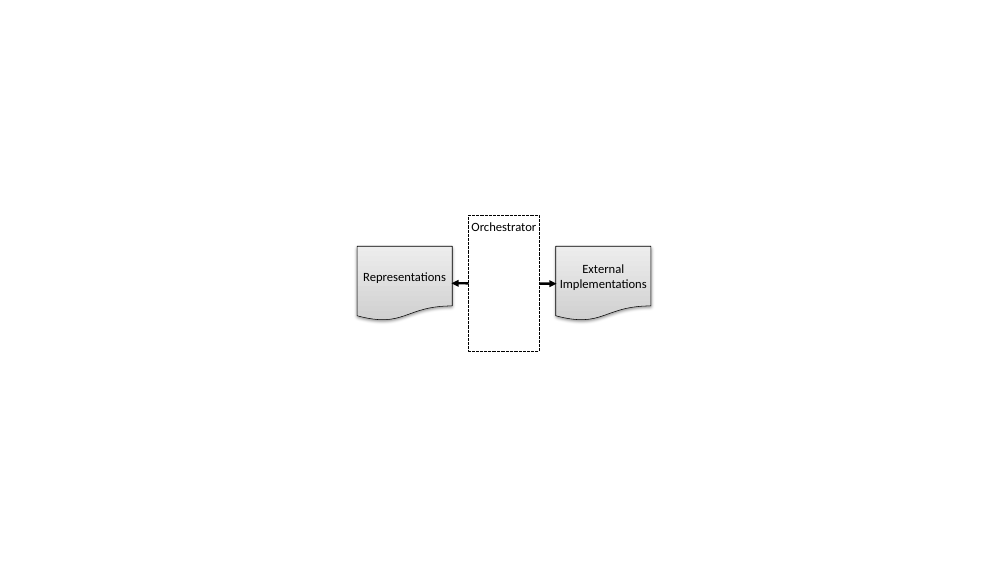
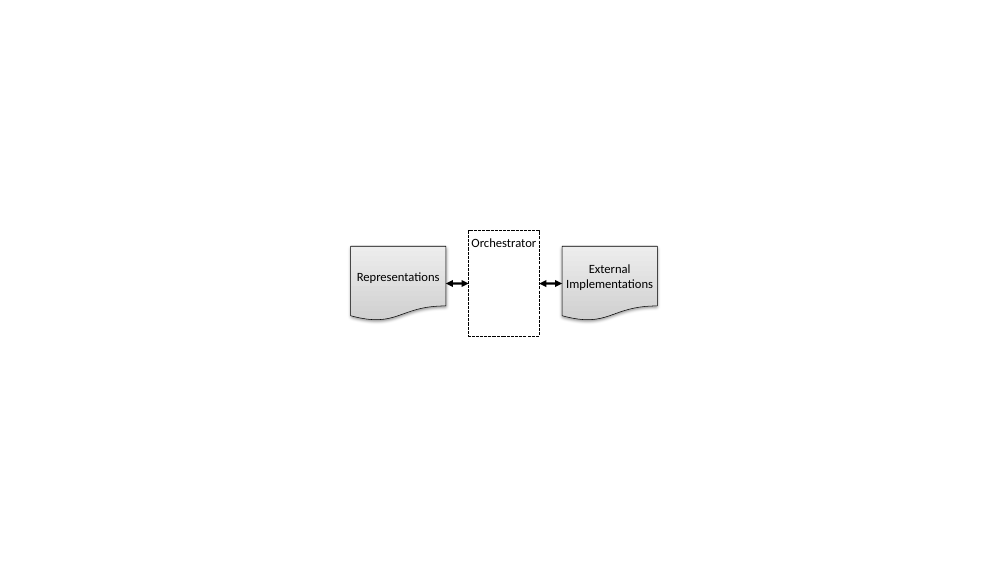
Before and after one commit to oasis-tcs/tosca-specs, a slide deck: slide 1 of tosca_2_0/sources/core_concepts.pptx. Drawn at 1008x567 pixels with LibreOffice and Linux fonts; fonts in the diff are those of the drawing. Boxes give left, top, right and bottom in pixels: in the first picture for what was removed or moved away, otherwise in the second. Text is boxed around its words. In the diff, an @@ line names an element or a change of style, - is before the commit and + after.

```diff
--- a/tosca_2_0/sources/core_concepts.pptx
+++ b/tosca_2_0/sources/core_concepts.pptx
@@ rectangle "Orchestrator": place and size @@
-rectangle "Orchestrator" at box(469, 216, 539, 352)
+rectangle "Orchestrator" at box(469, 231, 539, 336)
@@ flow chart document "Representations": place and size @@
-flow chart document "Representations" at box(357, 247, 452, 321)
+flow chart document "Representations" at box(351, 247, 446, 321)
@@ flow chart document "External": place and size @@
-flow chart document "External" at box(556, 247, 651, 321)
+flow chart document "External" at box(563, 247, 658, 321)
@@ double arrow added from (469, 284) to (446, 284), #000000 2.25 pt @@
@@ double arrow moved from (557, 284) - (451, 284) to (563, 284) - (539, 284) @@
```
Also in this commit, not shown: 4 other slides changed.
